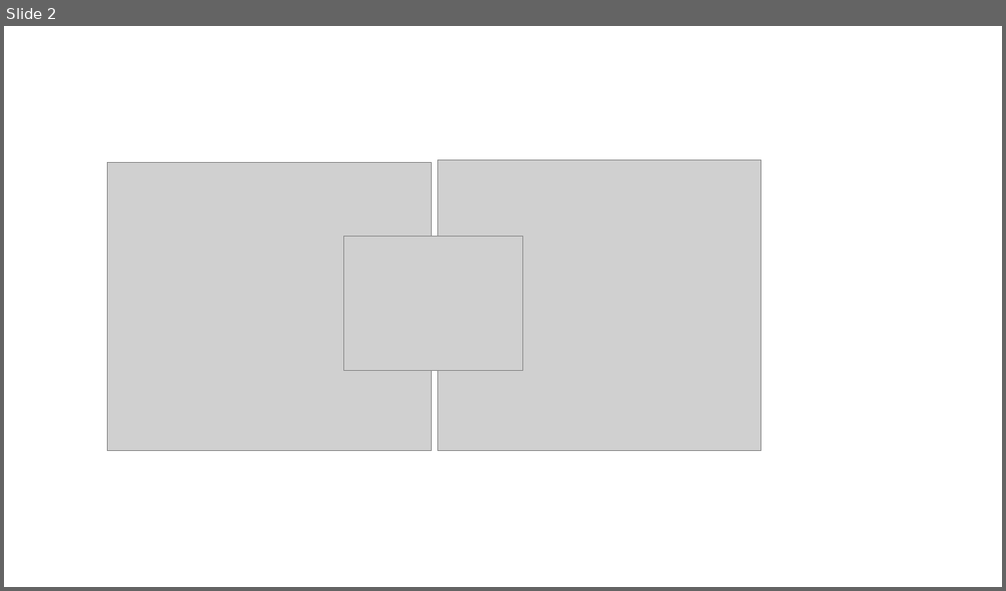
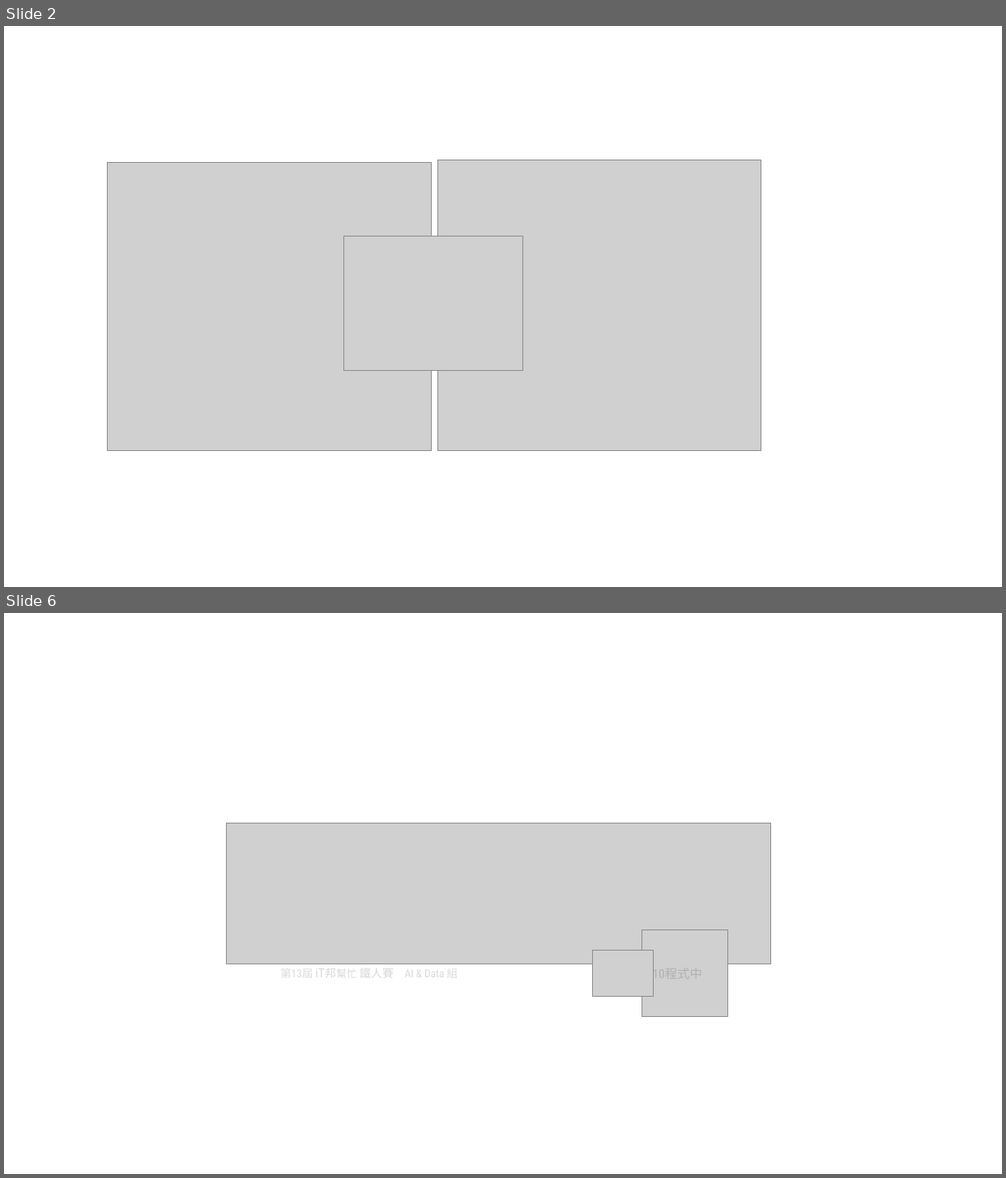
Before and after one commit to andy6804tw/andy6804tw.github.io, a slide deck: _posts/ithome/2021/22.Plotly-Express/22.Plotly-Express.pptx. Shown one above the other, each under a label of ours: slide 2 before the commit, slides 2 and 6 after it; the slides between them are not shown. The pictures are 1006x591 and 1006x1178 pixels, drawn with LibreOffice and Linux fonts; fonts in the diff are those of the drawing; grey boxes stand for pictures. Boxes give left, top, right and bottom in pixels: in the first picture for what was removed or moved away, otherwise in the second. Text is boxed around its words. In the diff, an @@ line names an element or a change of style, - is before the commit and + after.

```diff
--- a/_posts/ithome/2021/22.Plotly-Express/22.Plotly-Express.pptx
+++ b/_posts/ithome/2021/22.Plotly-Express/22.Plotly-Express.pptx
@@ slide 6 added at (x1=4, y1=613, x2=1002, y2=1174), background #FFFFFF @@
@@ picture added at (x1=226, y1=824, x2=771, y2=964) @@
@@ group added at (x1=280, y1=931, x2=728, y2=1016): 3 texts, 2 pictures @@
+第13屆 iT邦幫忙 鐵人賽
+AI & Data 組
+10程式中
```
Also in this commit, not shown: 3 other slides added, 9 other files.
